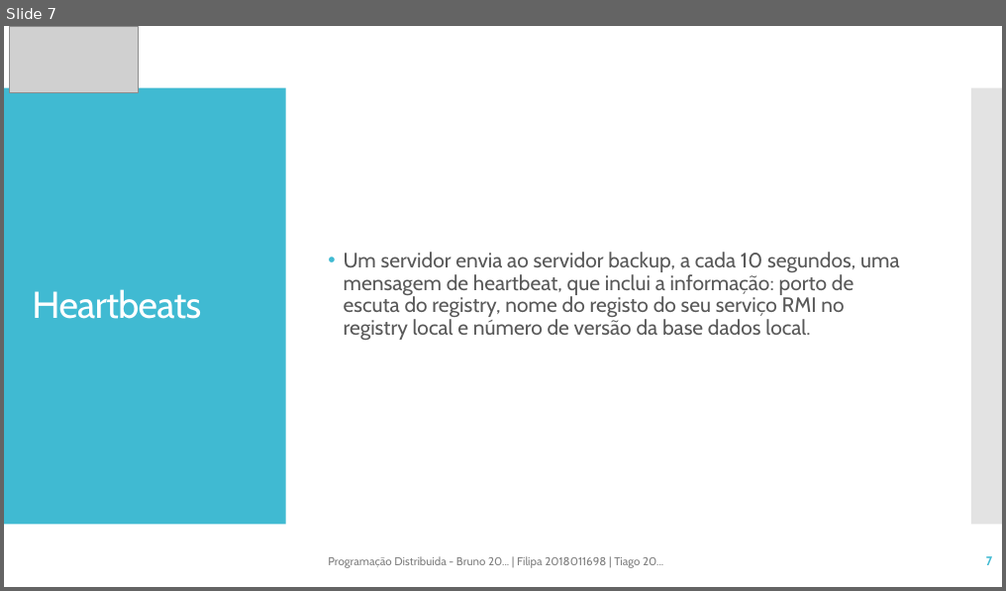
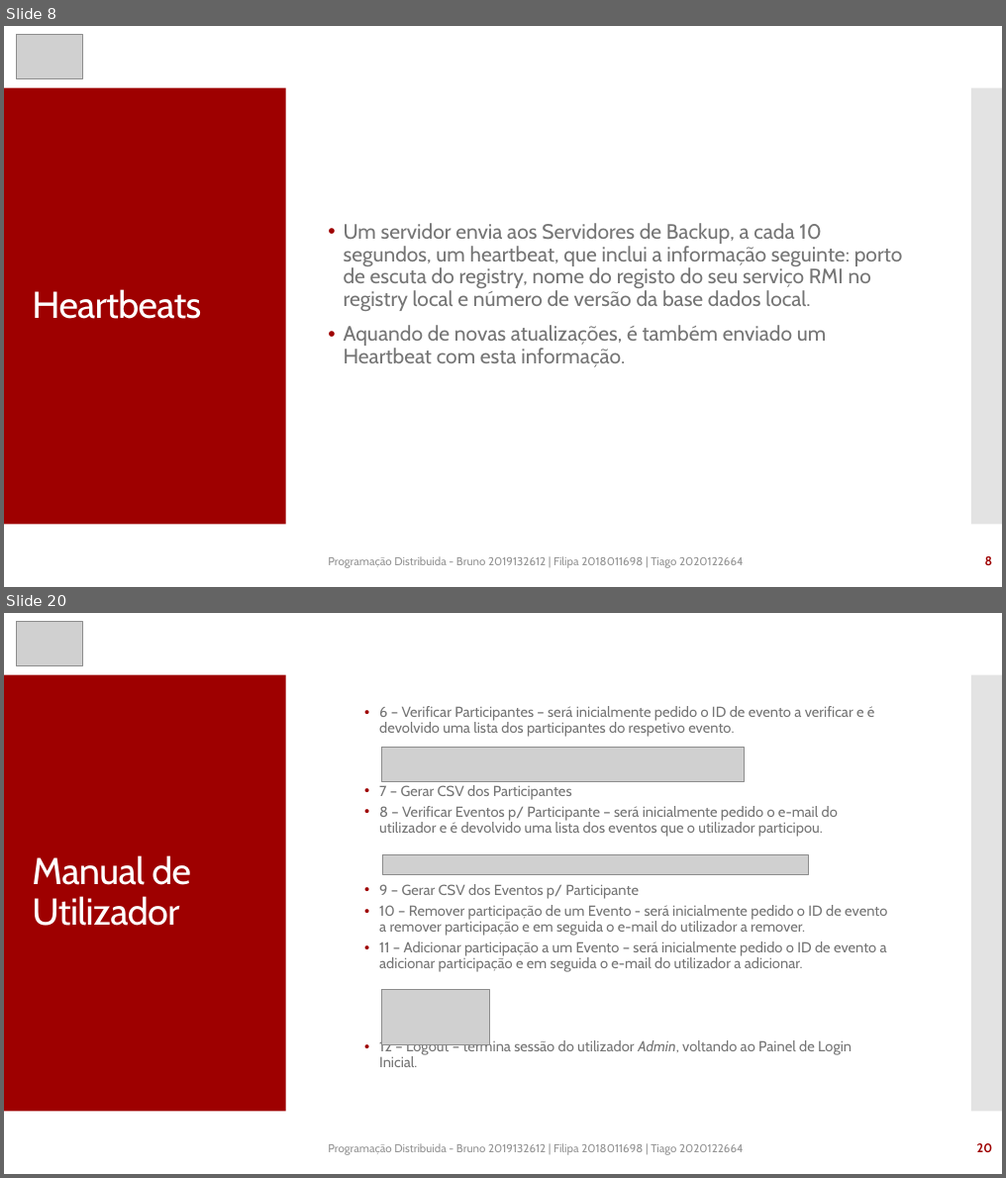
Before and after one commit to tfig-dev/eventsManager_PD, a slide deck: Trabalho_Pratico_Meta_1.pptx. Shown one above the other, each under a label of ours: slide 7 before the commit, slides 8 and 20 after it; the slides between them are not shown. The pictures are 1006x591 and 1006x1178 pixels, drawn with LibreOffice and Linux fonts; fonts in the diff are those of the drawing; grey boxes stand for pictures. Boxes give left, top, right and bottom in pixels: in the first picture for what was removed or moved away, otherwise in the second. Text is boxed around its words. In the diff, an @@ line names an element or a change of style, - is before the commit and + after.

```diff
--- a/Trabalho_Pratico_Meta_1.pptx
+++ b/Trabalho_Pratico_Meta_1.pptx
@@ slide 20 added at box(4, 613, 1002, 1174), background #FFFFFF; not listed: 2 template elements that a slide beside it also shows @@
@@ picture added at box(16, 621, 82, 665) @@
@@ text added at box(379, 706, 887, 1067), 14 pt, text #757575 @@
+  • 6 – Verificar Participantes – será inicialmente pedido o ID de evento a verificar e é devolvido uma lista dos participantes do respetivo evento.
+  • 7 – Gerar CSV dos Participantes
+  • 8 – Verificar Eventos p/ Participante – será inicialmente pedido o e-mail do utilizador e é devolvido uma lista dos eventos que o utilizador participou.
+  • 9 – Gerar CSV dos Eventos p/ Participante
+  • 10 – Remover participação de um Evento - será inicialmente pedido o ID de evento a remover participação e em seguida o e-mail do utilizador a remover.
+  • 11 – Adicionar participação a um Evento – será inicialmente pedido o ID de evento a adicionar participação e em seguida o e-mail do utilizador a adicionar.
+  • 12 – Logout – termina sessão do utilizador Admin, voltando ao Painel de Login Inicial.
@@ picture added at box(382, 748, 744, 781) @@
@@ title added at box(32, 856, 191, 926), 36 pt, text #FFFFFF @@
+Manual de Utilizador
@@ picture added at box(382, 856, 809, 875) @@
@@ picture added at box(382, 989, 490, 1045) @@
@@ text added at box(328, 1144, 744, 1156), 11 pt, text #949494 @@
+Programação Distribuida - Bruno 2019132612 | Filipa 2018011698 | Tiago 2020122664
@@ page number added at box(977, 1144, 993, 1153), 12 pt, text #9E0000, bold @@
+20
@@ what was slide 7 is now slide 8 @@
@@ slide 8 changed as well @@
@@ picture removed at box(10, 26, 139, 93) @@
@@ picture added at box(16, 34, 82, 78) @@
@@ rectangle at box(4, 88, 286, 525): fill #40BAD2 to #9E0000 @@
@@ text at box(344, 223, 903, 368): text changed; text colour #595959 to #757575 @@
-• Um servidor envia ao servidor backup, a cada 10 segundos, uma mensagem de heartbeat, que inclui a informação: porto de escuta do registry, nome do registo do seu serviço RMI no registry local e número de versão da base dados local.
+• Um servidor envia aos Servidores de Backup, a cada 10 segundos, um heartbeat, que inclui a informação seguinte: porto de escuta do registry, nome do registo do seu serviço RMI no registry local e número de versão da base dados local.
+• Aquando de novas atualizações, é também enviado um Heartbeat com esta informação.
@@ text at box(328, 557, 744, 569): text changed; text colour #808080 to #949494 @@
-Programação Distribuida - Bruno 20... | Filipa 2018011698 | Tiago 20...
+Programação Distribuida - Bruno 2019132612 | Filipa 2018011698 | Tiago 2020122664
@@ page number at box(985, 557, 993, 566): text changed; text colour #40BAD2 to #9E0000 @@
-7
+8
```
Also in this commit, not shown: 8 other slides changed, 12 other slides added, 1 other file.
